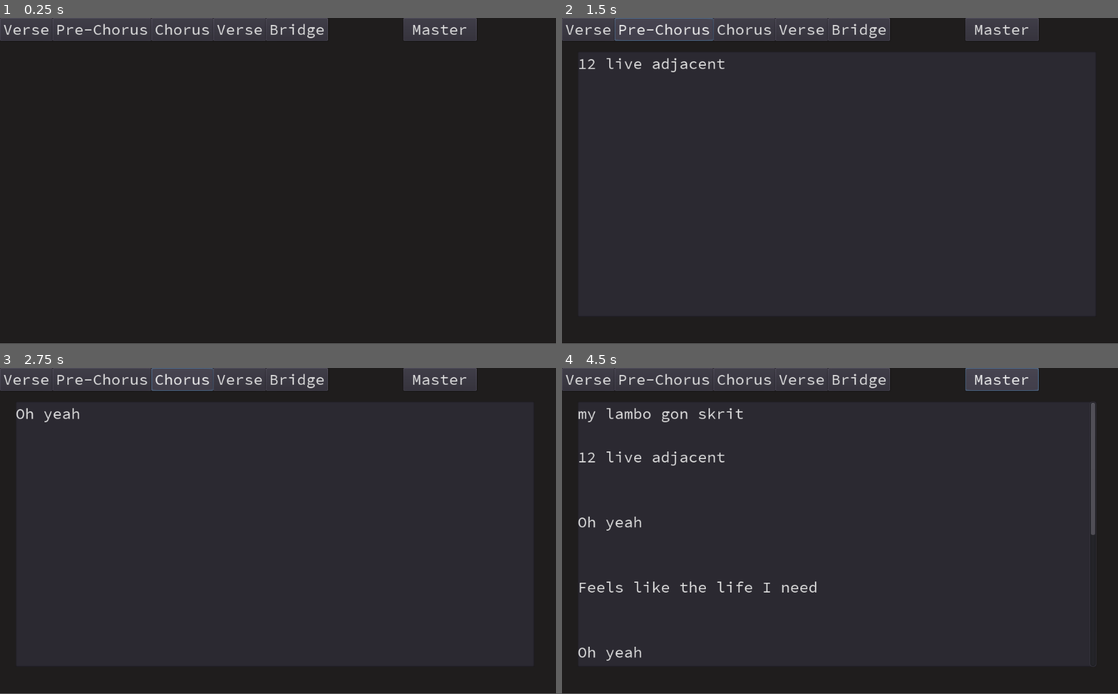
Above: before the commit, frames 1-4 (two rows, left to right).
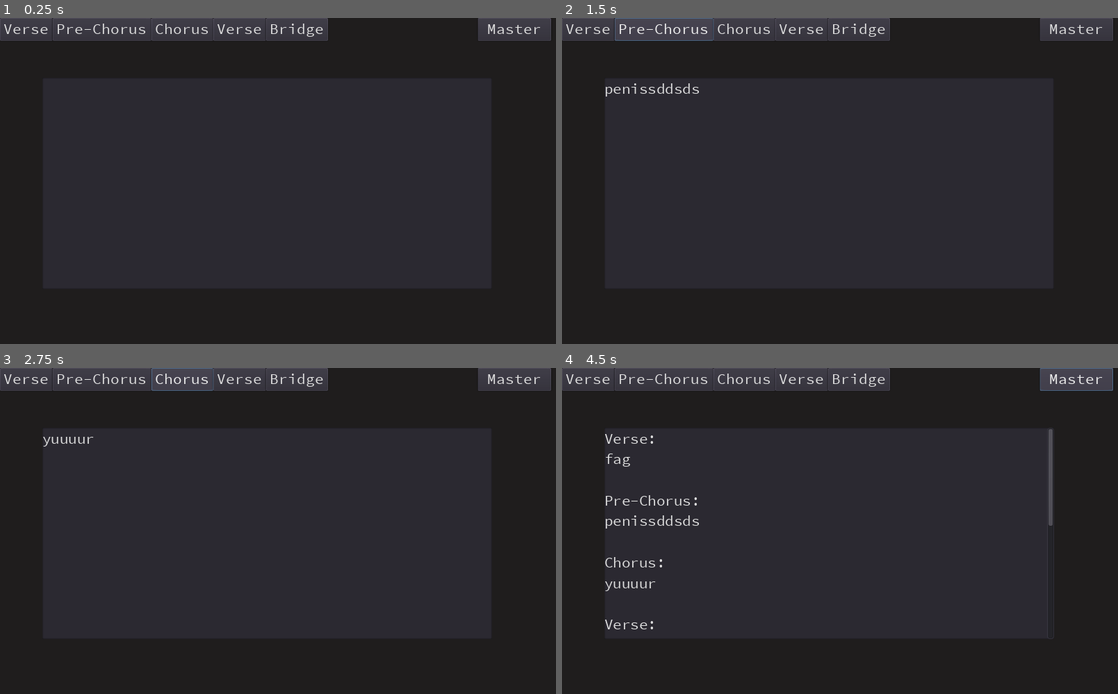
Above: after the commit, the same moments.

Repository: Aether-Interactive-Studios/Songwriter
Game: Godot game, scene res://Scenes/Main.tscn
Two runs of this game, one before a commit and one after it. Both use one fixed random seed, a clock stepped at 60 frames per second and the inputs below.
Inputs:
- Up to frame 1 (0.25 s): no input
- Up to frame 2 (1.5 s): click "Verse" at 0.5 s; click "Pre-Chorus" at 1.25 s
- Up to frame 3 (2.75 s): click "Chorus" at 2 s
- Up to frame 4 (4.5 s): click "Verse" at 2.75 s; click "Bridge" at 3.5 s; click "Master" at 4.25 s
In our replay, the window is 800x468 before the commit and 800x469 after it. These sizes can differ from the game's own. Grey fills any space a smaller window leaves; there, only what the larger window draws over its background counts as a difference.

The runs differ from the first frame. In frame 1, 2.4% of the frame differs, in the area x 0-100%, y 0-8%; in frame 2, 2.9%; in frame 3, 2.7%; in frame 4, 5.0%, in the area x 0-100%, y 0-92%.

Commit message:
Added stretch mode
Now able to resize the window and still display

Diff:
--- a/Lyrics.json
+++ b/Lyrics.json
@@ -1 +1 @@
-{"Bridge":"YEAAAAH YEAAAAH\n","Chorus":"Oh yeah\n","Pre-Chorus":"12 live adjacent\n","Verse":"my lambo gon skrit","Verse2":"Feels like the life I need\n"}
+{"Bridge":"YEAAAAH","Chorus":"yuuuur","Pre-Chorus":"penissddsds","Verse":"fag","Verse2":"faggots"}
--- a/Scenes/Main.tscn
+++ b/Scenes/Main.tscn
@@ -14,19 +14,14 @@
 }
 
 [node name="ColorRect" type="ColorRect" parent="."]
-margin_right = 1024.0
-margin_bottom = 600.0
+margin_left = -1.41422
+margin_top = -2.82843
+margin_right = 3543.59
+margin_bottom = 6920.17
 color = Color( 0.12549, 0.117647, 0.117647, 1 )
 __meta__ = {
 "_edit_use_anchors_": false
 }
-
-[node name="TextEdit" parent="." instance=ExtResource( 3 )]
-visible = false
-margin_left = 29.0
-margin_top = 62.0
-margin_right = 984.0
-margin_bottom = 551.0
 
 [node name="Save" type="Button" parent="."]
 visible = false
@@ -91,11 +86,88 @@
 }
 
 [node name="Master" type="Button" parent="."]
-margin_left = 743.0
-margin_right = 878.0
+margin_left = 879.734
+margin_right = 1014.73
 margin_bottom = 42.0
 text = "Master"
-[connection signal="text_changed" from="TextEdit" to="." method="_on_TextEdit_text_changed"]
+
+[node name="MarginContainer" type="MarginContainer" parent="."]
+visible = false
+margin_left = 16.0
+margin_top = 71.0
+margin_right = 1010.0
+margin_bottom = 574.0
+__meta__ = {
+"_edit_group_": true,
+"_edit_use_anchors_": false
+}
+
+[node name="Tabs" type="Tabs" parent="."]
+margin_left = 172.0
+margin_top = 186.0
+margin_right = 659.0
+margin_bottom = 450.0
+
+[node name="TextEdit" parent="." instance=ExtResource( 3 )]
+margin_left = 78.0
+margin_top = 110.0
+margin_right = 906.0
+margin_bottom = 499.0
+
+[node name="TabContainer" type="TabContainer" parent="."]
+visible = false
+margin_top = -3.0
+margin_right = 1015.0
+margin_bottom = 600.0
+use_hidden_tabs_for_min_size = true
+__meta__ = {
+"_edit_use_anchors_": false
+}
+
+[node name="TextEdit" type="TextEdit" parent="TabContainer"]
+visible = false
+anchor_right = 1.0
+anchor_bottom = 1.0
+margin_left = 4.0
+margin_top = 54.0
+margin_right = -812.0
+margin_bottom = -560.0
+
+[node name="TextEdit2" type="TextEdit" parent="TabContainer"]
+visible = false
+anchor_right = 1.0
+anchor_bottom = 1.0
+margin_left = 4.0
+margin_top = 54.0
+margin_right = -4.0
+margin_bottom = -4.0
+
+[node name="TextEdit3" type="TextEdit" parent="TabContainer"]
+visible = false
+anchor_right = 1.0
+anchor_bottom = 1.0
+margin_left = 4.0
+margin_top = 54.0
+margin_right = -4.0
+margin_bottom = -4.0
+
+[node name="TextEdit4" type="TextEdit" parent="TabContainer"]
+visible = false
+anchor_right = 1.0
+anchor_bottom = 1.0
+margin_left = 4.0
+margin_top = 54.0
+margin_right = -4.0
+margin_bottom = -4.0
+
+[node name="TextEdit5" type="TextEdit" parent="TabContainer"]
+visible = false
+anchor_right = 1.0
+anchor_bottom = 1.0
+margin_left = 4.0
+margin_top = 54.0
+margin_right = -4.0
+margin_bottom = -4.0
 [connection signal="pressed" from="Save" to="." method="_on_Save_pressed"]
 [connection signal="pressed" from="Verse" to="." method="_on_Verse_pressed"]
 [connection signal="pressed" from="Pre-Chorus" to="." method="_on_PreChorus_pressed"]
@@ -103,3 +175,4 @@
 [connection signal="pressed" from="Verse2" to="." method="_on_Verse2_pressed"]
 [connection signal="pressed" from="Bridge" to="." method="_on_Bridge_pressed"]
 [connection signal="pressed" from="Master" to="." method="_on_Master_pressed"]
+[connection signal="text_changed" from="TextEdit" to="." method="_on_TextEdit_text_changed"]
--- a/Scripts/Main.gd
+++ b/Scripts/Main.gd
@@ -10,7 +10,7 @@
 var verse2 = "Verse2"
 var bridge = "Bridge"
 var x
-var space = "\n\n"
+var space = "\n"
 
 
 var data = {
@@ -160,7 +160,15 @@
 
 func default(json):
 
-	$TextEdit.text = json["Verse"] + space + json["Pre-Chorus"] + space + json["Chorus"] + space + json["Verse2"] + space + json["Chorus"] + space + json["Pre-Chorus"] + space + json["Chorus"] + space + json["Bridge"] + space + json["Chorus"]
+	$TextEdit.text = (
+	 "Verse: \n" +   json["Verse"] + space +
+	 "\nPre-Chorus: \n" + json["Pre-Chorus"] + space +
+	 "\nChorus: \n" + json["Chorus"] + space +
+	 "\nVerse: \n" + json["Verse2"] + space +
+	"\nPre-Chorus: \n" + json["Pre-Chorus"] + space +
+	"\nChorus: \n" + json["Chorus"] + space +
+	 "\nBridge: \n" + json["Bridge"] + space +
+	 "\nChorus: \n" + json["Chorus"] )
 
 func _on_Master_pressed():
 	see()
@@ -172,4 +180,6 @@
 		default(json)
 
 
+
+
 	pass # Replace with function body.
--- a/project.godot
+++ b/project.godot
@@ -19,6 +19,11 @@
 run/main_scene="res://Scenes/Main.tscn"
 config/icon="res://icon.png"
 
+[display]
+
+window/stretch/mode="2d"
+window/stretch/aspect="expand"
+
 [rendering]
 
 environment/default_environment="res://default_env.tres"
